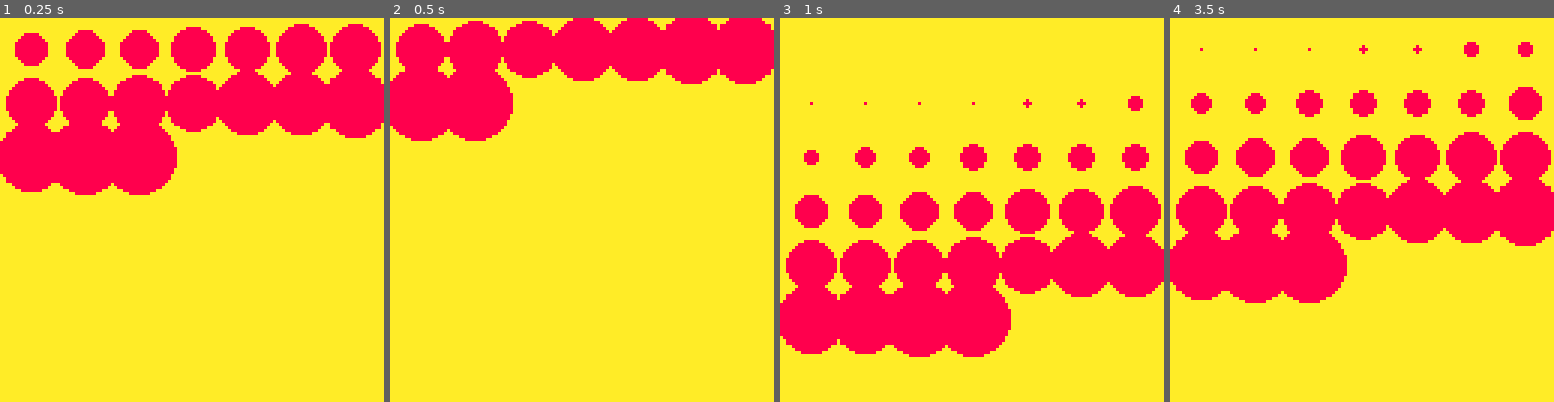
Above: before the commit, frames 1-4 (left to right).
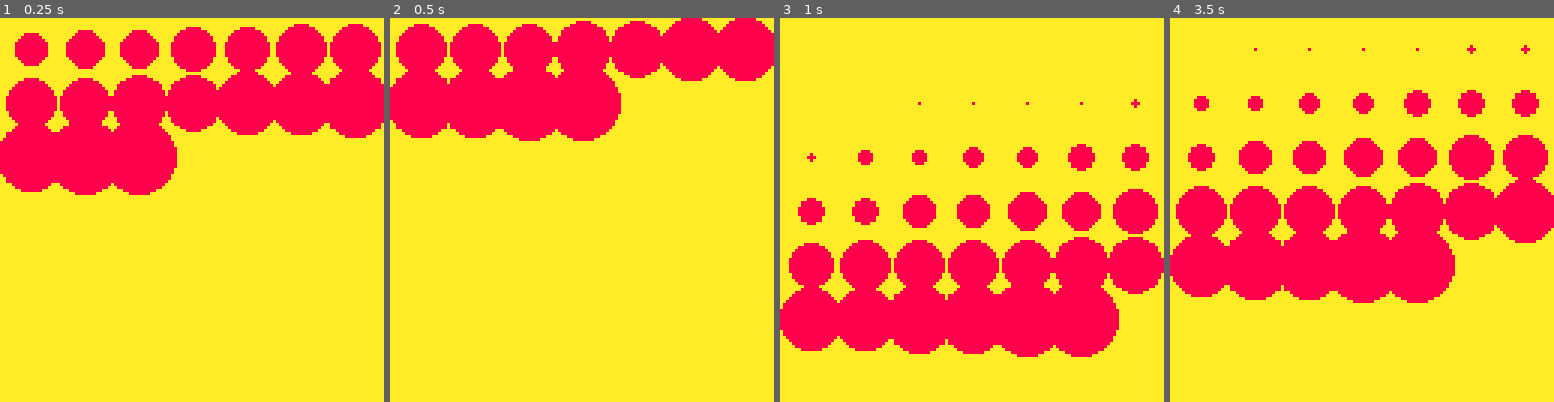
Above: after the commit, the same moments.

Repository: joaquimgamero/pico8-experiments
Game: PICO-8 cartridge circles.p8
Same seed, same stepped clock (60 frames per second), same inputs: the game is played once before the commit and once after it.
Inputs:
- Up to frame 1 (0.25 s): no input
- Up to frame 2 (0.5 s): tap X (X key) at 0.33 s
- Up to frame 3 (1 s): no input
- Up to frame 4 (3.5 s): tap X (X key) at 1.07, 1.85, 2.97 s

Frame 1 is identical in both runs. In frame 2, 6.3% of the frame differs, in the area x 0-100%, y 0-33%; in frame 3, 9.0%, in the area x 0-100%, y 20-89%; in frame 4, 9.0%.

Commit message:
fix: btnp instead of btn

Diff:
--- a/circles.p8
+++ b/circles.p8
@@ -1,5 +1,5 @@
 pico-8 cartridge // http://www.pico-8.com
-version 41
+version 42
 __lua__
 function _init()
  r=9
@@ -28,7 +28,7 @@
 
 function _update()
  -- if x button is pressed, regenerate the circles
- if btn(5) then
+ if btnp(5) then
   circles={}
   generate_circles()
  end
